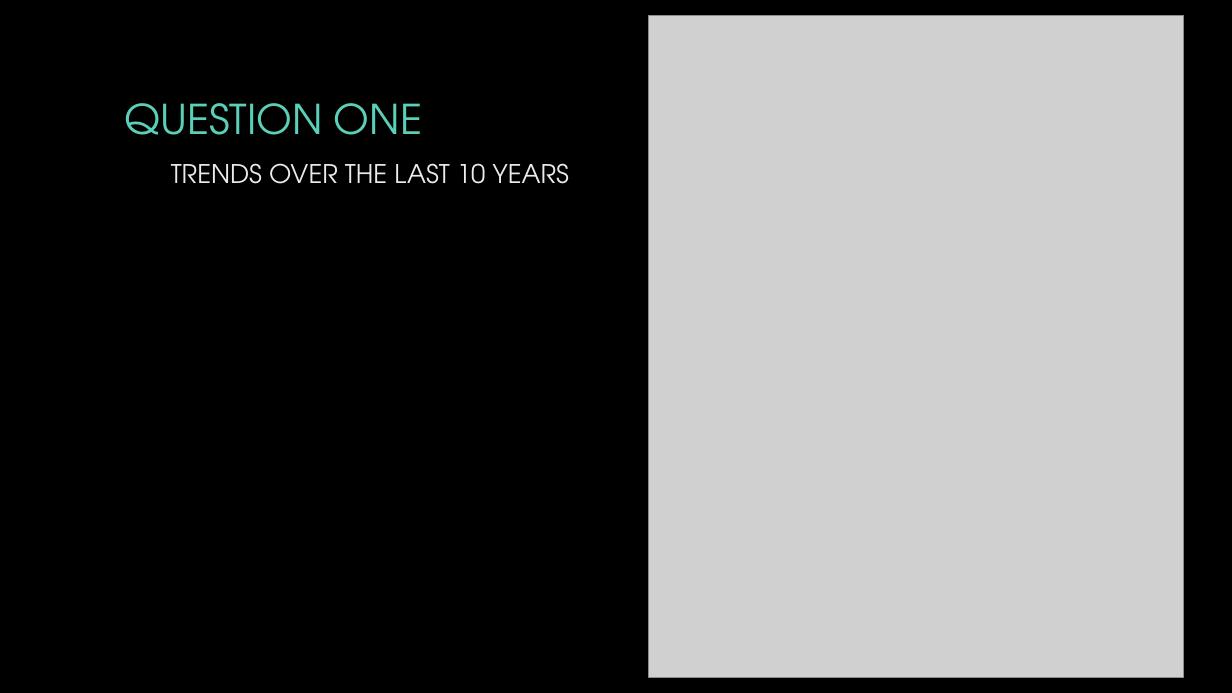
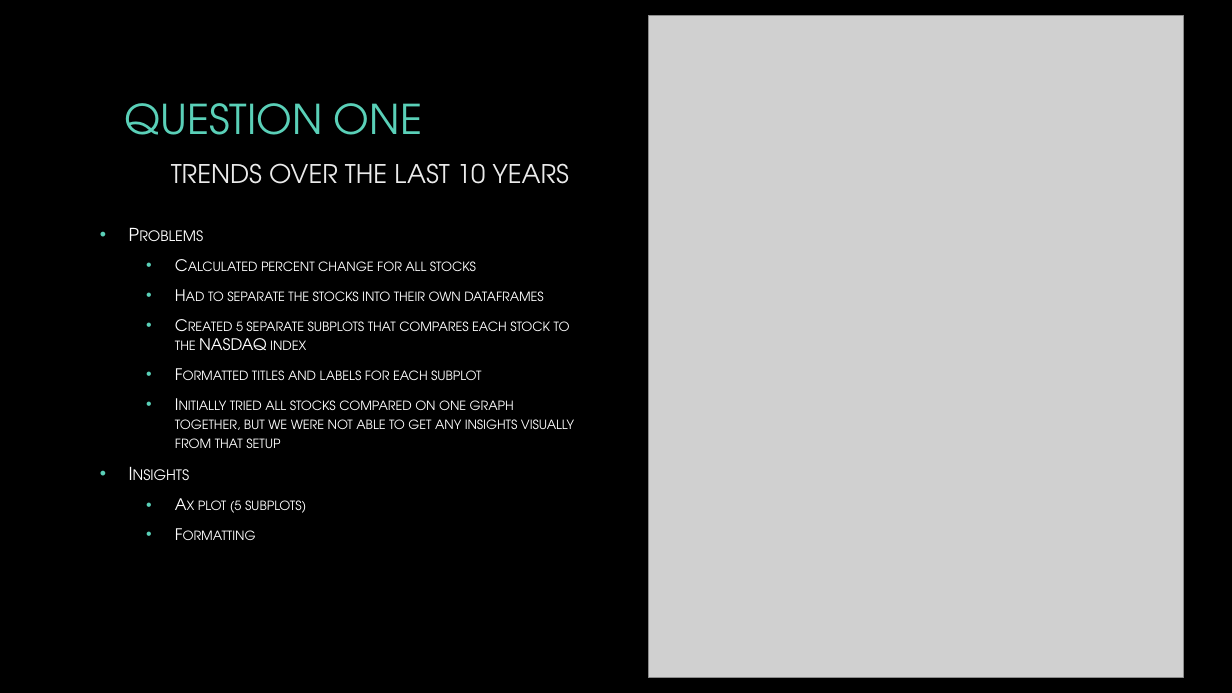
Before and after one commit to Scooters1206/Project-One, a slide deck: slide 5 of Working Files/Project1_Presentation.pptx. Drawn at 1232x693 pixels with LibreOffice and Linux fonts; fonts in the diff are those of the drawing; grey boxes stand for pictures; background and template pictures are left out. Boxes give left, top, right and bottom in pixels: in the first picture for what was removed or moved away, otherwise in the second. Text is boxed around its words. In the diff, an @@ line names an element or a change of style, - is before the commit and + after.

```diff
--- a/Working Files/Project1_Presentation.pptx
+++ b/Working Files/Project1_Presentation.pptx
@@ text added at (x1=175, y1=261, x2=574, y2=513), 12.4 pt, text #FFFFFF, small capitals @@
+• Problems
+  • Calculated percent change for all stocks
+  • Had to separate the stocks into their own dataframes
+  • Created 5 separate subplots that compares each stock to the NASDAQ index
+  • Formatted titles and labels for each subplot
+  • Initially tried all stocks compared on one graph together, but we were not able to get any insights visually from that setup
+• Insights
+  • Ax plot (5 subplots)
+  • Formatting
```
Also in this commit, not shown: 1 slide added, 2 other files.
